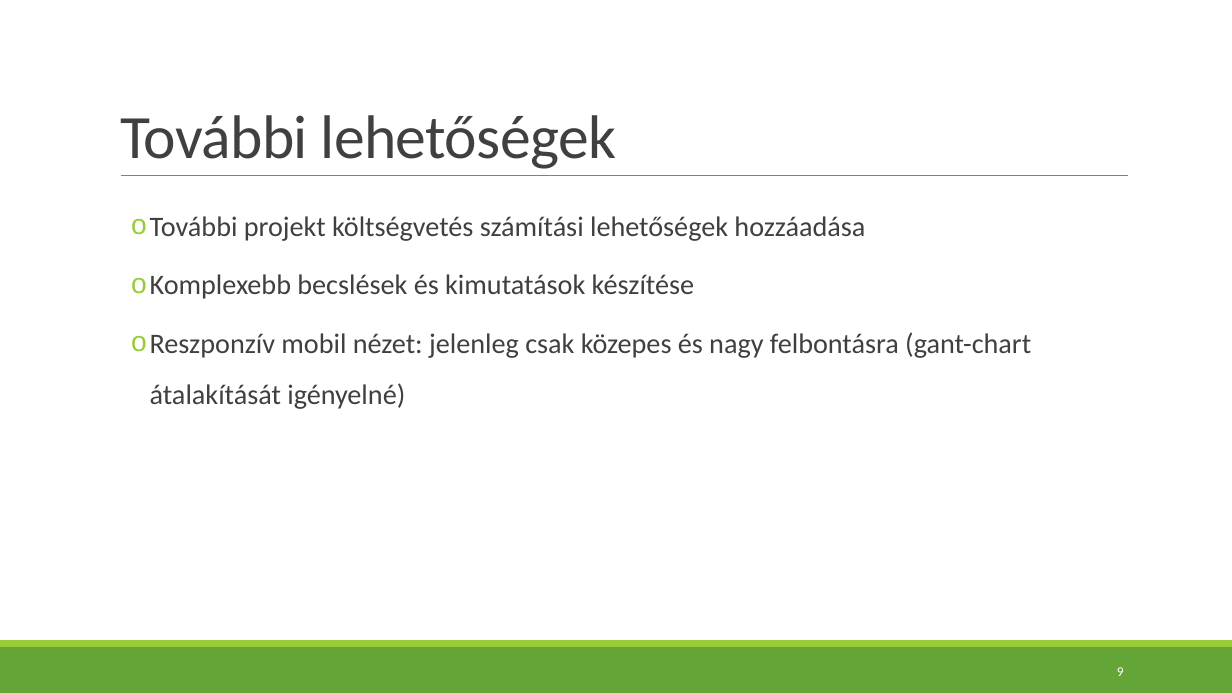
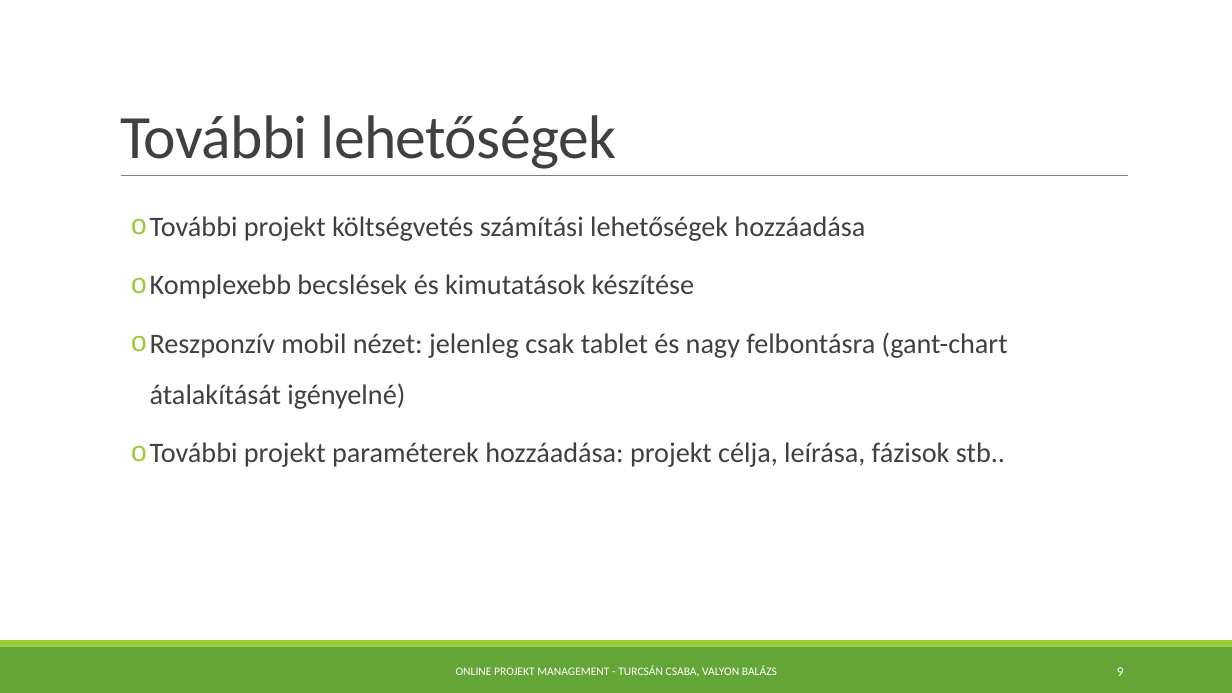
Before and after one commit to valyonbalazs/softarch, a slide deck: slide 9 of specification/prezentacio_v01.pptx. Drawn at 1232x693 pixels with LibreOffice and Linux fonts; fonts in the diff are those of the drawing. Boxes give left, top, right and bottom in pixels: in the first picture for what was removed or moved away, otherwise in the second. Text is boxed around its words. In the diff, an @@ line names an element or a change of style, - is before the commit and + after.

```diff
--- a/specification/prezentacio_v01.pptx
+++ b/specification/prezentacio_v01.pptx
@@ text at [150,332,1008,467]: text changed @@
-  o Reszponzív mobil nézet: jelenleg csak közepes és nagy felbontásra (gant-chart átalakítását igényelné)
+  o Reszponzív mobil nézet: jelenleg csak tablet és nagy felbontásra (gant-chart átalakítását igényelné)
+  o További projekt paraméterek hozzáadása: projekt célja, leírása, fázisok stb..
@@ text added at [456,666,777,676], 9 pt, text #FFFFFF @@
+ONLINE PROJEKT MANAGEMENT - TURCSÁN CSABA, VALYON BALÁZS
```
Also in this commit, not shown: 7 other slides changed, 1 slide added, 1 slide removed.
